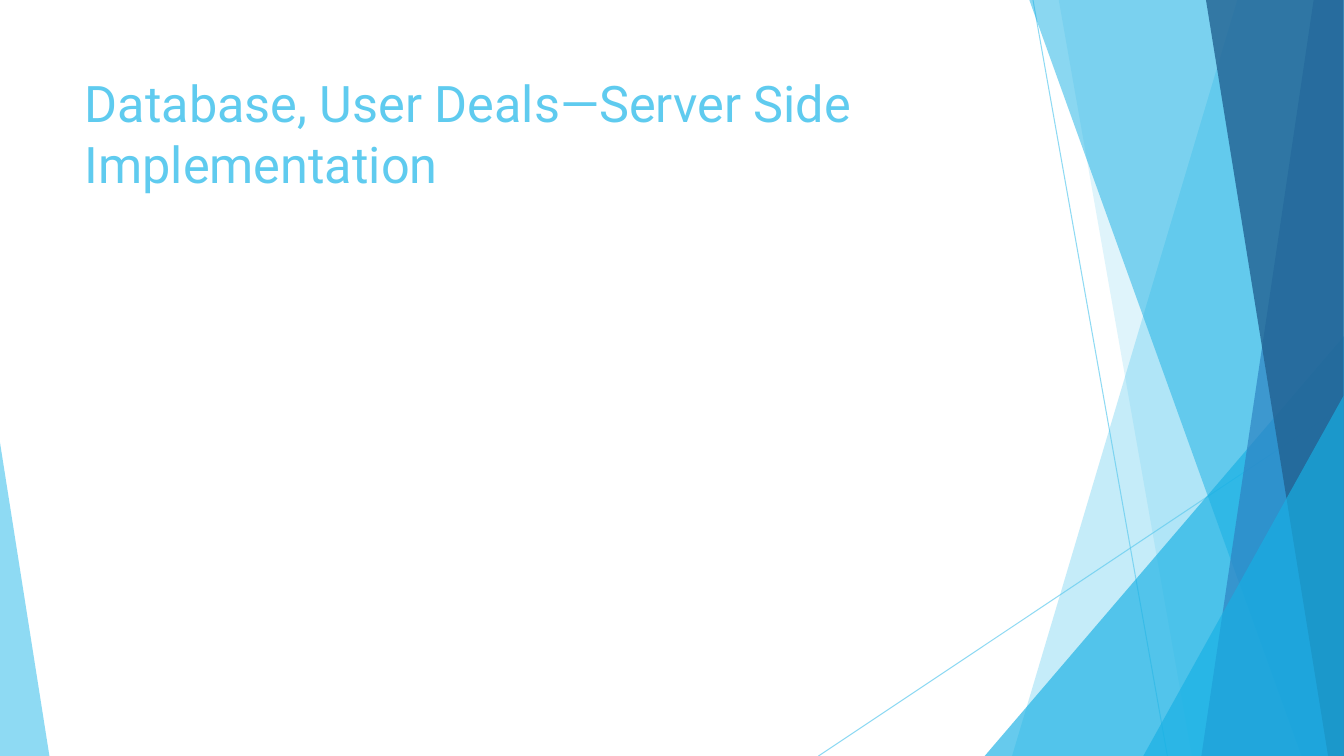
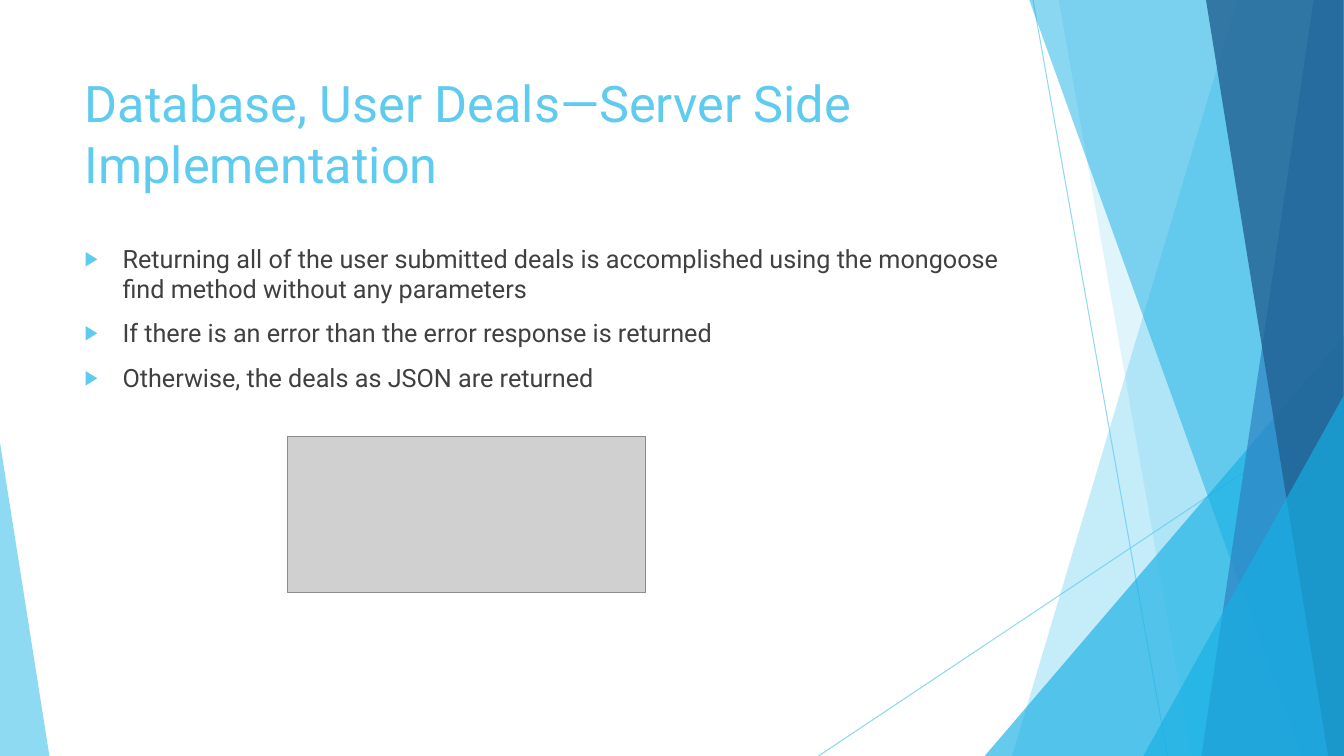
Before and after one commit to garciaac01/acs560_course_project, a slide deck: slide 27 of My EZ Shopper.pptx (slide 23 before the commit). Drawn at 1344x756 pixels with LibreOffice and Linux fonts; fonts in the diff are those of the drawing; grey boxes stand for pictures. Boxes give left, top, right and bottom in pixels: in the first picture for what was removed or moved away, otherwise in the second. Text is boxed around its words. In the diff, an @@ line names an element or a change of style, - is before the commit and + after.

```diff
--- a/My EZ Shopper.pptx
+++ b/My EZ Shopper.pptx
@@ text added at [123,249,998,391], 18 pt, text #404040 @@
+▶ Returning all of the user submitted deals is accomplished using the mongoose find method without any parameters
+▶ If there is an error than the error response is returned
+▶ Otherwise, the deals as JSON are returned
@@ picture added at [288,437,646,593] @@
```
Also in this commit, not shown: 10 other slides changed, 7 slides added, 2 slides removed.
